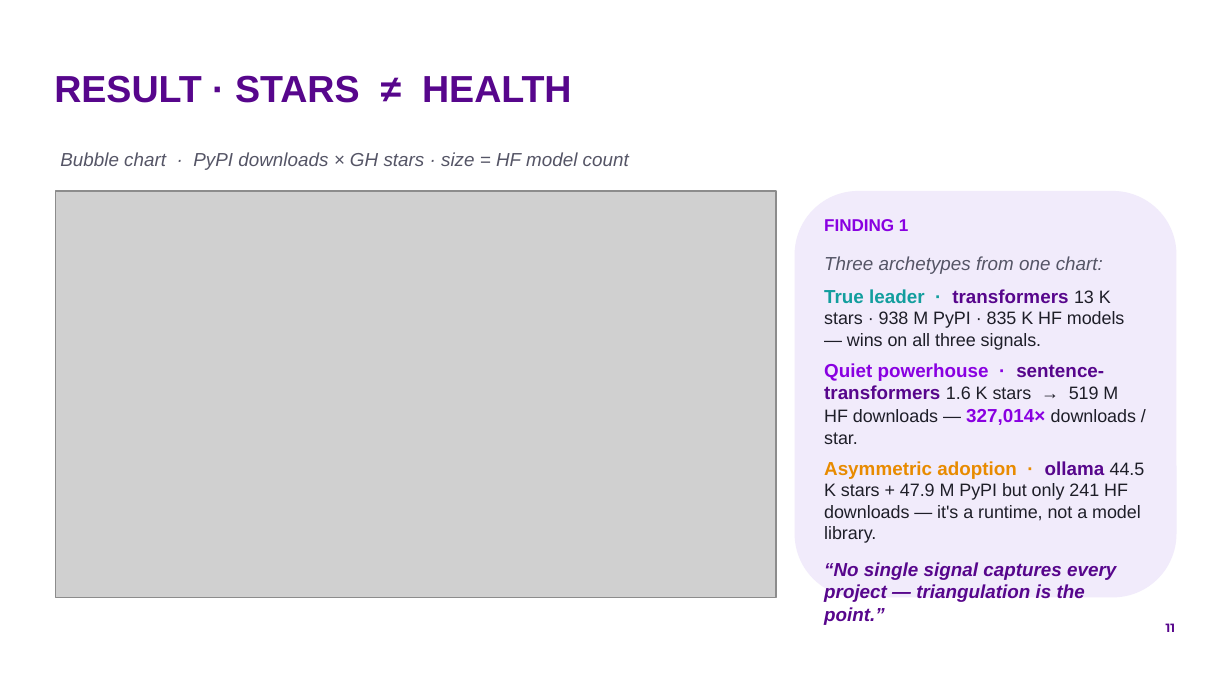
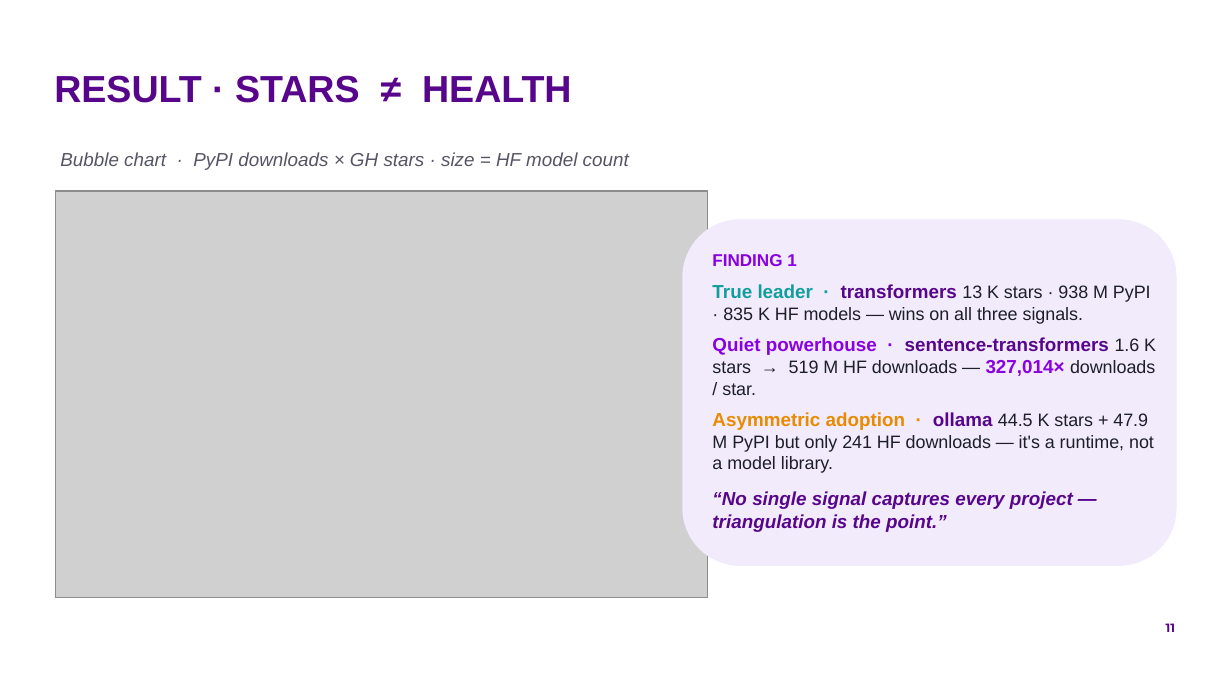
Before and after one commit to by2566-hash/OSS_Pulse, a slide deck: slide 11 of report/presentation/group9_oss_pulse.pptx. Drawn at 1232x693 pixels with LibreOffice and Linux fonts; fonts in the diff are those of the drawing; grey boxes stand for pictures; background and template pictures are left out. Boxes give left, top, right and bottom in pixels: in the first picture for what was removed or moved away, otherwise in the second. Text is boxed around its words. In the diff, an @@ line names an element or a change of style, - is before the commit and + after.

```diff
--- a/report/presentation/group9_oss_pulse.pptx
+++ b/report/presentation/group9_oss_pulse.pptx
@@ picture: place and size @@
-picture at [55,191,776,598]
+picture at [55,191,707,598]
@@ rounded rectangle: place and size @@
-rounded rectangle at [795,191,1177,598]
+rounded rectangle at [683,219,1177,565]
@@ text "FINDING 1": place and size @@
-text "FINDING 1" at [824,219,909,231]
+text "FINDING 1" at [712,254,797,266]
@@ text at [824,256,1103,274]: paragraph removed @@
-Three archetypes from one chart:
@@ text "True leader · transformers 13 ...": place and size @@
-text "True leader · transformers 13 ..." at [824,256,1145,598]
+text "True leader · transformers 13 ..." at [712,284,1156,532]
```
Also in this commit, not shown: 13 other slides changed, 2 slides added, 1 slide removed, 3 other files.
